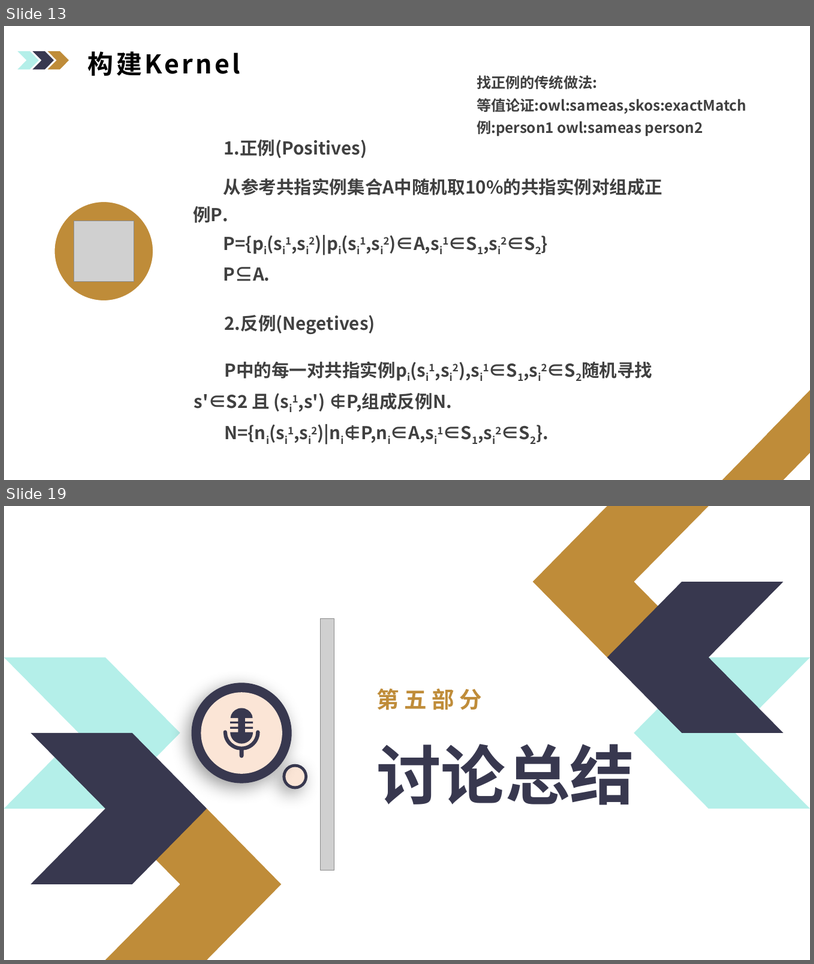
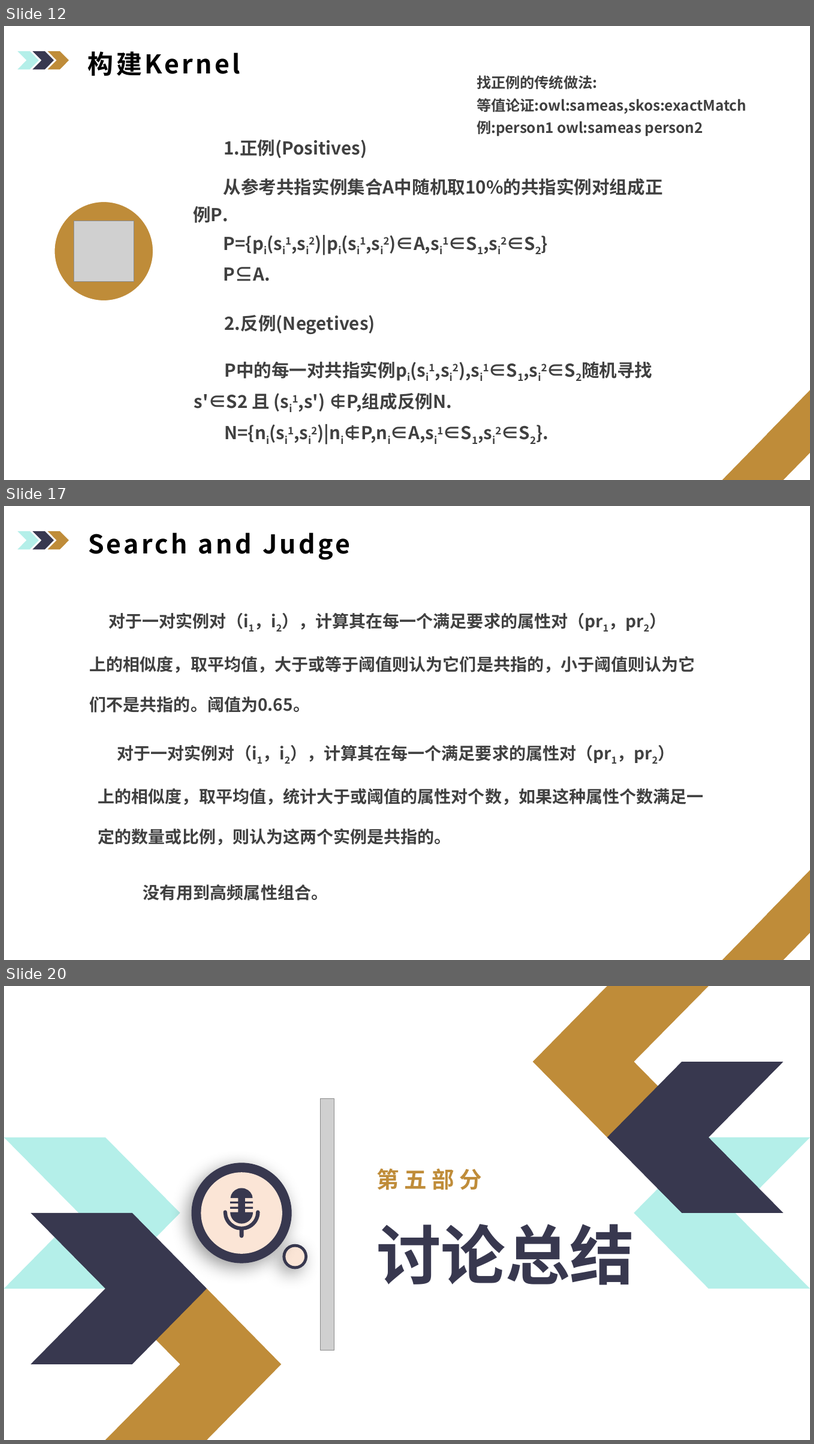
Before and after one commit to ciferlv/OAEI_IM, a slide deck: Luc.pptx. Shown one above the other, each under a label of ours: slides 13 and 19 before the commit, slides 12, 17 and 20 after it; the slides between them are not shown. The pictures are 814x964 and 814x1444 pixels, drawn with LibreOffice and Linux fonts; fonts in the diff are those of the drawing; grey boxes stand for pictures; background and template pictures are left out. Boxes give left, top, right and bottom in pixels: in the first picture for what was removed or moved away, otherwise in the second. Text is boxed around its words. In the diff, an @@ line names an element or a change of style, - is before the commit and + after.

```diff
--- a/Luc.pptx
+++ b/Luc.pptx
@@ slide 17 added at (4, 506, 810, 960), background picture (left out); not listed: 4 template elements that a slide beside it also shows @@
@@ text added at (88, 532, 350, 560), 30.7 pt, text #000000, bold @@
+Search and Judge
@@ text added at (90, 613, 696, 712), 20 pt, text #404040, bold @@
+对于一对实例对（i1，i2），计算其在每一个满足要求的属性对（pr1，pr2）
+上的相似度，取平均值，大于或等于阈值则认为它们是共指的，小于阈值则认为它
+们不是共指的。阈值为0.65。
@@ text added at (98, 745, 704, 845), 20 pt, text #404040, bold @@
+对于一对实例对（i1，i2），计算其在每一个满足要求的属性对（pr1，pr2）
+上的相似度，取平均值，统计大于或阈值的属性对个数，如果这种属性个数满足一
+定的数量或比例，则认为这两个实例是共指的。
@@ text added at (143, 884, 328, 900), 20 pt, text #404040, bold @@
+没有用到高频属性组合。
@@ what was slide 13 is now slide 12 @@
@@ what was slide 19 is now slide 20 @@
```
Also in this commit, not shown: 10 slides changed, 4 other slides added, 3 slides removed, 5 other files.
